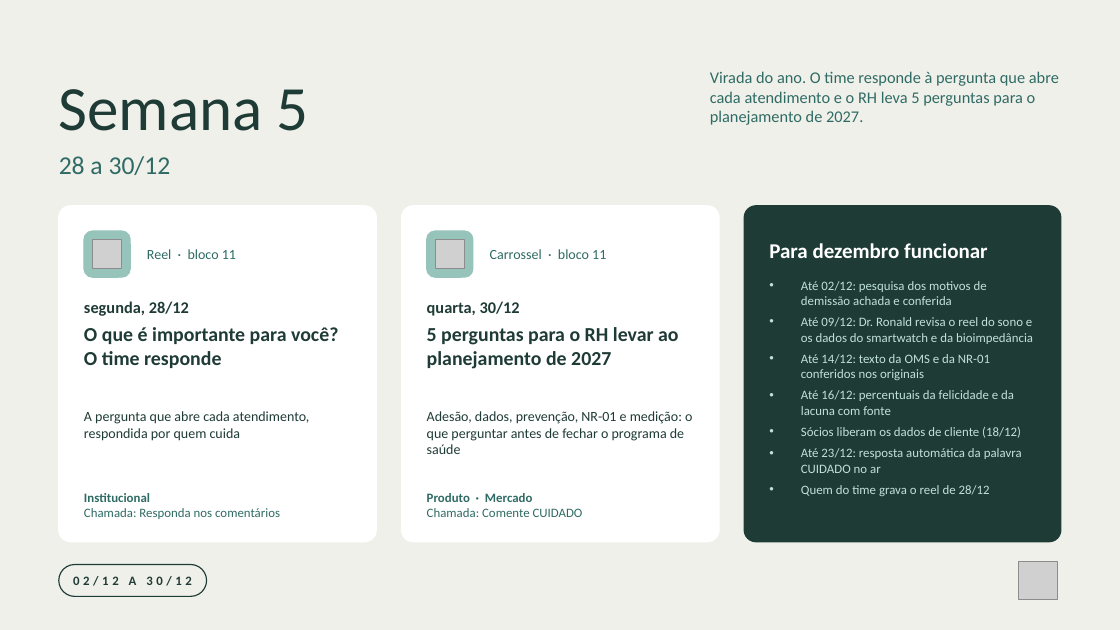
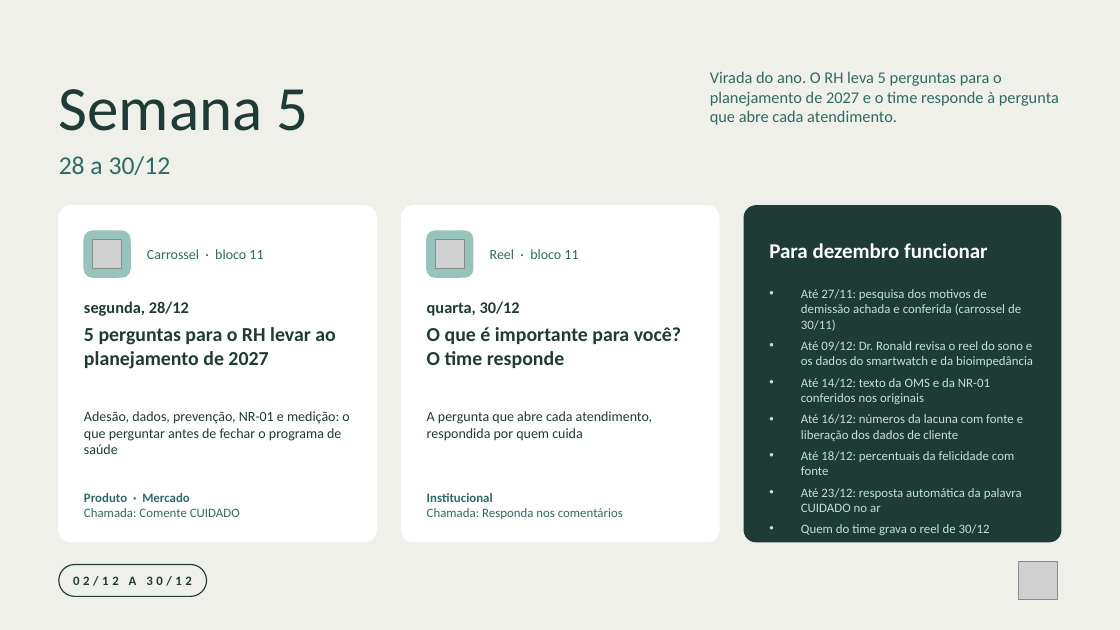
Before and after one commit to nina-rebello/comunicao-fh, a slide deck: slide 7 of marketing/calendario-dezembro/Programacao_Instagram_Dezembro_2026.pptx. Drawn at 1120x630 pixels with LibreOffice and Linux fonts; fonts in the diff are those of the drawing; grey boxes stand for pictures. Boxes give left, top, right and bottom in pixels: in the first picture for what was removed or moved away, otherwise in the second. Text is boxed around its words. In the diff, an @@ line names an element or a change of style, - is before the commit and + after.

```diff
--- a/marketing/calendario-dezembro/Programacao_Instagram_Dezembro_2026.pptx
+++ b/marketing/calendario-dezembro/Programacao_Instagram_Dezembro_2026.pptx
@@ text at [710, 71, 1059, 125]: text changed @@
-Virada do ano. O time responde à pergunta que abre cada atendimento e o RH leva 5 perguntas para o planejamento de 2027.
+Virada do ano. O RH leva 5 perguntas para o planejamento de 2027 e o time responde à pergunta que abre cada atendimento.
@@ text at [147, 249, 263, 259]: text changed @@
-Reel · bloco 11
+Carrossel · bloco 11
@@ text at [490, 249, 578, 259]: text changed @@
-Carrossel · bloco 11
+Reel · bloco 11
@@ text "Até 27/11: pesquisa dos motivos ...": place and size @@
-text "Até 27/11: pesquisa dos motivos ..." at [801, 281, 1033, 496]
+text "Até 27/11: pesquisa dos motivos ..." at [801, 289, 1033, 535]
@@ text at [801, 289, 1021, 331]: text changed @@
-• Até 02/12: pesquisa dos motivos de demissão achada e conferida
+• Até 27/11: pesquisa dos motivos de demissão achada e conferida (carrossel de 30/11)
@@ text at [84, 327, 335, 369]: text changed @@
-O que é importante para você? O time responde
+5 perguntas para o RH levar ao planejamento de 2027
@@ text at [427, 327, 681, 368]: text changed @@
-5 perguntas para o RH levar ao planejamento de 2027
+O que é importante para você? O time responde
@@ text at [84, 411, 349, 454]: text changed @@
-A pergunta que abre cada atendimento, respondida por quem cuida
+Adesão, dados, prevenção, NR-01 e medição: o que perguntar antes de fechar o programa de saúde
@@ text at [427, 411, 652, 441]: text changed @@
-Adesão, dados, prevenção, NR-01 e medição: o que perguntar antes de fechar o programa de saúde
+A pergunta que abre cada atendimento, respondida por quem cuida
@@ text at [801, 414, 1023, 475]: text changed @@
-• Até 16/12: percentuais da felicidade e da lacuna com fonte
-• Sócios liberam os dados de cliente (18/12)
+• Até 16/12: números da lacuna com fonte e liberação dos dados de cliente
+• Até 18/12: percentuais da felicidade com fonte
@@ text at [84, 493, 240, 517]: text changed @@
-Institucional
-Chamada: Responda nos comentários
+Produto · Mercado
+Chamada: Comente CUIDADO
@@ text at [427, 493, 623, 519]: text changed @@
-Produto · Mercado
-Chamada: Comente CUIDADO
+Institucional
+Chamada: Responda nos comentários
@@ text at [801, 524, 990, 535]: text changed @@
-• Quem do time grava o reel de 28/12
+• Quem do time grava o reel de 30/12
```
Also in this commit, not shown: 4 other slides changed, 13 other files.
